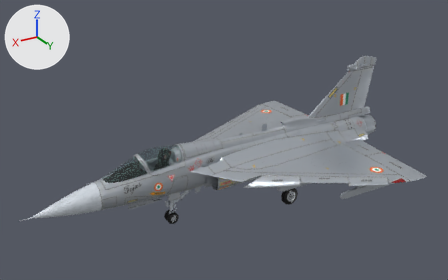
Two versions of the glTF model public/models/tejas.glb, one commit apart.
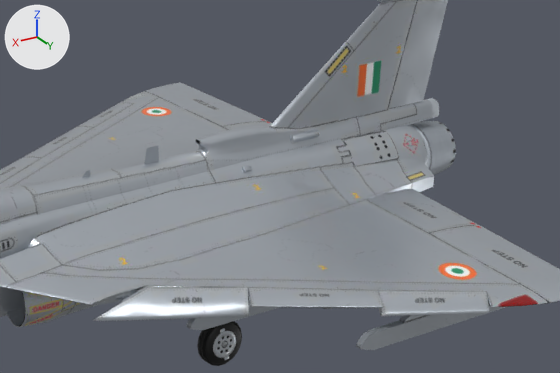
Each version appears first whole from a 50 mm camera at (10.68, 15.71, 8.65) aimed at (1.24, -0.02, 0.79), and next in a close-up on the part from 47% to 92% of the width and 25% to 74% of the height. Lighting does not change. The marker at upper left points along +X, +Y and +Z. The last two pictures show the newer version. Vertices at exactly the same position are counted once.

In view in the first close-up: 'airbrakeL', 'body', 'elevonL0', 'elevonL1', 'elevonR1', 'mainGearL', 'rudder', 'slatL0', 'slatL1', 'slatL2', 'slatR1', 'slatR2' and 2 more.
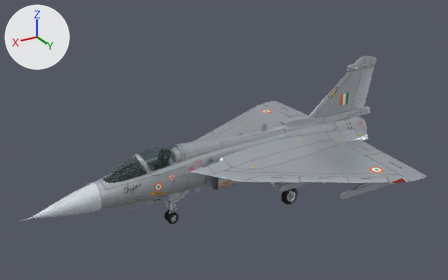
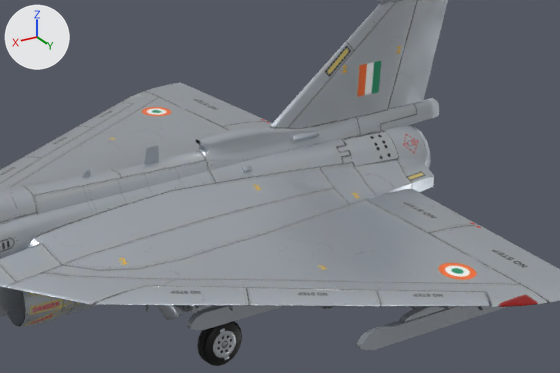
Boxes (x1, y1, x2, y2) around the edits, measured in the close-ups (560 x 373 px):
'slatL0', reshaped (40% shorter)
    before: (93, 287, 249, 321)
    after: (96, 286, 249, 306)
'slatL2', reshaped
    before: (379, 291, 490, 316)
    after: (377, 291, 489, 307)
part 1 of me_body, deleted
    before: (412, 121, 456, 175)

Diff of the bpy script that builds the scene:
```diff
--- a/public/models/tejas.glb.py
+++ b/public/models/tejas.glb.py
@@ me_body @@
 # used by ob_body; location = (0.0, 0.0, 0.0)
-me_body.from_pydata(...)  # 2631 vertices, 4857 faces; spans x -5.08..7.83, y -4.03..4.06, z -0.64..2.75
+me_body.from_pydata(...)  # 2577 vertices, 4727 faces; spans x -5.08..7.83, y -4.03..4.06, z -0.64..2.75
+# me_body part 1
+# 54 vertices are removed from x -5.06..-4.6, y -0.33..0.36, z -0.27..0.41
+# 130 faces are deleted
 me_body.materials.append(mat_hal_tejas)
@@ me_slatl0 @@
 # used by ob_slatl0; location = (0.0, 0.0, 0.0)
-me_slatl0.from_pydata(...)  # 27 vertices, 50 faces; spans x -0.06..1.58, y 1.64..2.46, z -0.11..0.19
+me_slatl0.from_pydata(...)  # 27 vertices, 50 faces; spans x -0.09..1.61, y 1.68..2.5, z 0.01..0.17
+# me_slatl0 part 2: the whole mesh is multiplied about its middle by the matrix ((0.927, -0.127, -0.354), (-0.127, 0.78, -0.612), (0.354, 0.612, 0.707)), then moved by (-0.01, -0.04, 0.14)
 me_slatl0.materials.append(mat_hal_tejas)
@@ me_slatl2 @@
 # used by ob_slatl2; location = (0.0, 0.0, 0.0)
-me_slatl2.from_pydata(...)  # 16 vertices, 28 faces; spans x -2.438..-1.248, y 3.028..3.778, z -0.121..0.09
+me_slatl2.from_pydata(...)  # 16 vertices, 28 faces; spans x -2.452..-1.235, y 2.957..3.775, z -0.045..0.083
+# me_slatl2 part 3: the whole mesh is multiplied about its middle by the matrix ((0.967, -0.058, -0.25), (-0.058, 0.9, -0.433), (0.25, 0.433, 0.866)), then moved by (-0.002, -0.034, 0.047)
 me_slatl2.materials.append(mat_hal_tejas)
```
